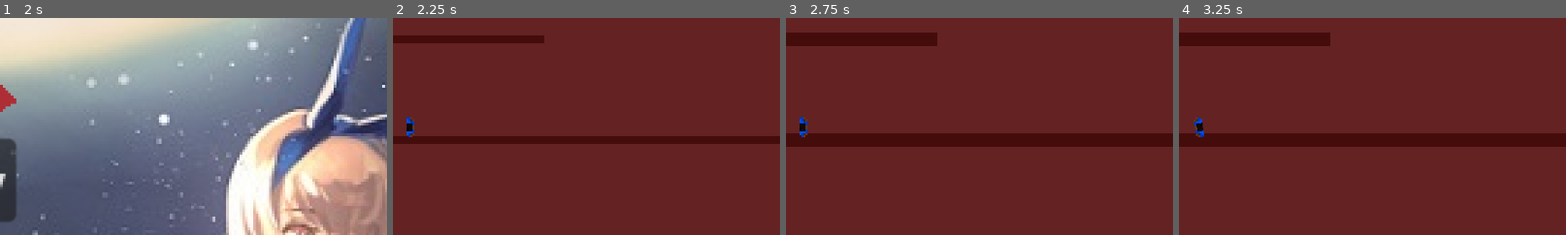
Above: before the commit, frames 1-4 (left to right).
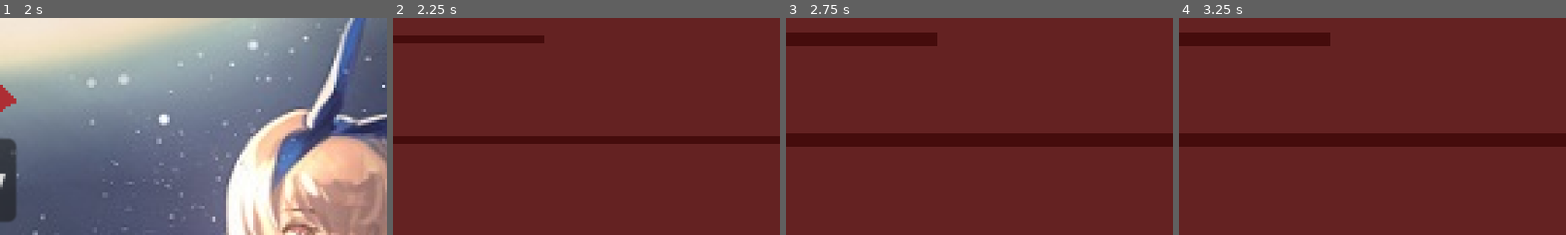
Above: after the commit, the same moments.

Repository: ArthurPesi/fundjogos
Game: Godot game, scene res://control.tscn
Same seed, same stepped clock (60 frames per second), same inputs: the game is played once before the commit and once after it.
Inputs (mouse positions are % of the whole screen's width and height, from its top left):
- Up to frame 1 (2 s): click "Play" at 0.5 s; tap Enter at 1.25 s; move the mouse to (72, 45) at 1.27 s; tap Space (join_keyboard) at 1.35 s
- Up to frame 2 (2.25 s): click "ready" at 2 s
- Up to frame 3 (2.75 s): no input
- Up to frame 4 (3.25 s): tap Space (join_keyboard) at 2.75, 2.85 s; move the mouse to (30, 55) at 2.77 s
The pictures show only the part of the screen within x 48-97%, y 25-75%; the shares and areas given below are measured in that part.

Frame 1 is identical in both runs. In frame 2, 0.2% of the frame differs, in the area x 3-6%, y 45-55%; in frame 3, 0.2%; in frame 4, 0.2%, in the area x 3-7%, y 45-55%.
Error after the commit: Invalid call. Nonexistent function 'play' in base 'Nil'. (res://player/player.gd:59)

Commit message:
fix: now all players are removed to avoid bugs

Diff:
--- a/control.gd
+++ b/control.gd
@@ -84,9 +84,10 @@
 func start_level():
 	if scene_type == constants.scene_types.LEVEL:
 		camera = level_instance.get_node("Camera2D")
-		players[0] = level_instance.get_node("Player1")
-		players[0].init(players_settings[0])
+
 		if game_mode == constants.game_modes.MULTI:
+			players[0] = level_instance.get_node("Player1")
+			players[0].init(players_settings[0])
 			players[1] = level_instance.get_node("Player2")
 			players[1].init(players_settings[1])
 		pause_menu = level_instance.get_node("Camera2D/pause_menu")
@@ -209,13 +210,8 @@
 	players_settings[player_id].up_action = "up" + action_suffix
 	players_settings[player_id].down_action = "down" + action_suffix
 
-func remove_player_by_device(removed_device):
-	var removed_player_id: int
-	for i in players_settings.size():
-		if players_settings[i].device == removed_device:
-			removed_player_id = i
-	players_settings[removed_player_id] = player_class.new()
-	if removed_player_id == 1:
-		game_mode = constants.game_modes.SINGLE
-	active_devices.erase(removed_device)
-	return removed_player_id
+func remove_all_players():
+	for i in players_settings:
+		i = player_class.new()
+	game_mode = constants.game_modes.SINGLE
+	active_devices.clear()
--- a/menus/char_selection.gd
+++ b/menus/char_selection.gd
@@ -31,13 +31,16 @@
 		player_amt += 1
 
 	if event.is_action("quit_gamepad") and event.is_pressed() and world.is_device_active(event.device):
-		player_amt -= 1
-		var player_removed = world.remove_player_by_device(event.device)
-		character_menu_instances[player_removed].queue_free()
+		remove_all_players()
 	if event.is_action("quit_keyboard") and event.is_pressed() and world.is_device_active(-1):
-		player_amt -= 1
-		var player_removed = world.remove_player_by_device(-1)
-		character_menu_instances[player_removed].queue_free()
+		remove_all_players()
+
+func remove_all_players():
+	world.remove_all_players()
+	for i in character_menu_instances:
+		if i:
+			i.queue_free()
+	player_amt = 0
 
 func add_ready() -> void:
 	player_ready_amt += 1
--- a/player/player.gd
+++ b/player/player.gd
@@ -40,7 +40,6 @@
 	sprite_instance = player_settings.character_sprite.instantiate()
 	add_child(sprite_instance)
 	unique_device = player_settings.device if player_settings.device_type == constants.device_types.GAMEPAD else 0
-	#sprite_instance.play("walk")
 
 func die_player():
 	if curr_state != constants.player_states.DEAD and MORTAL:
